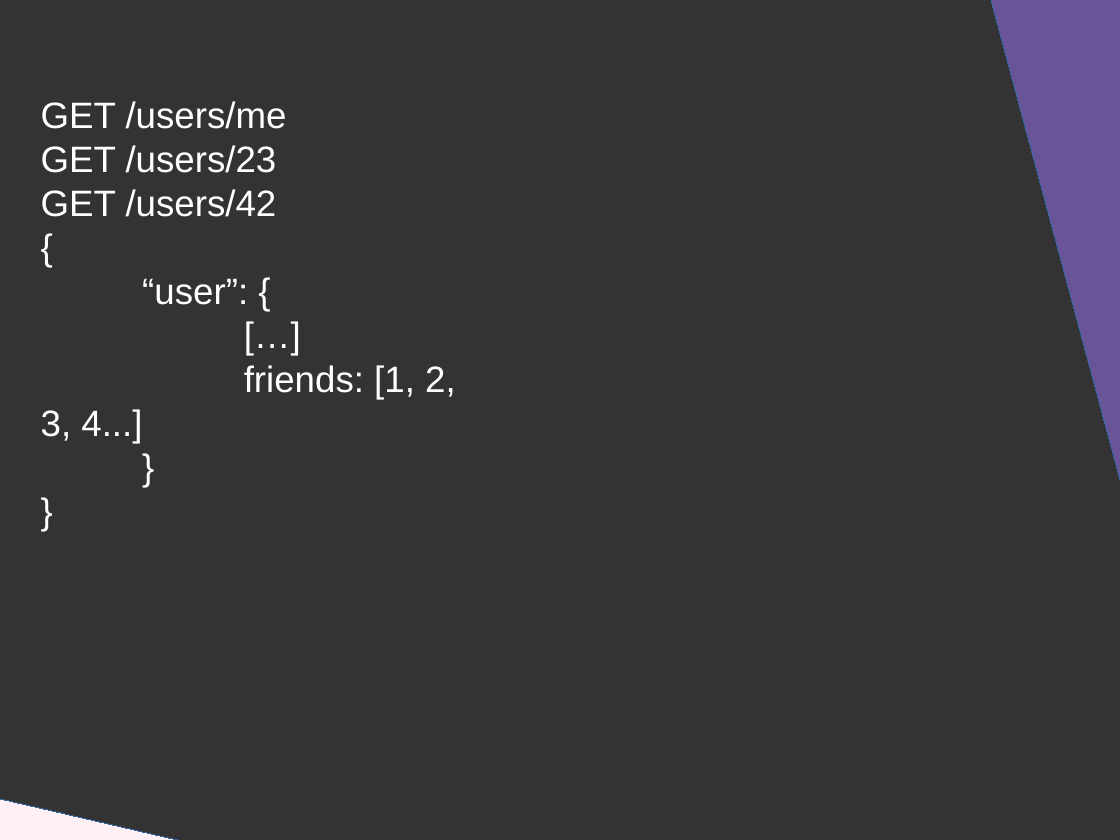
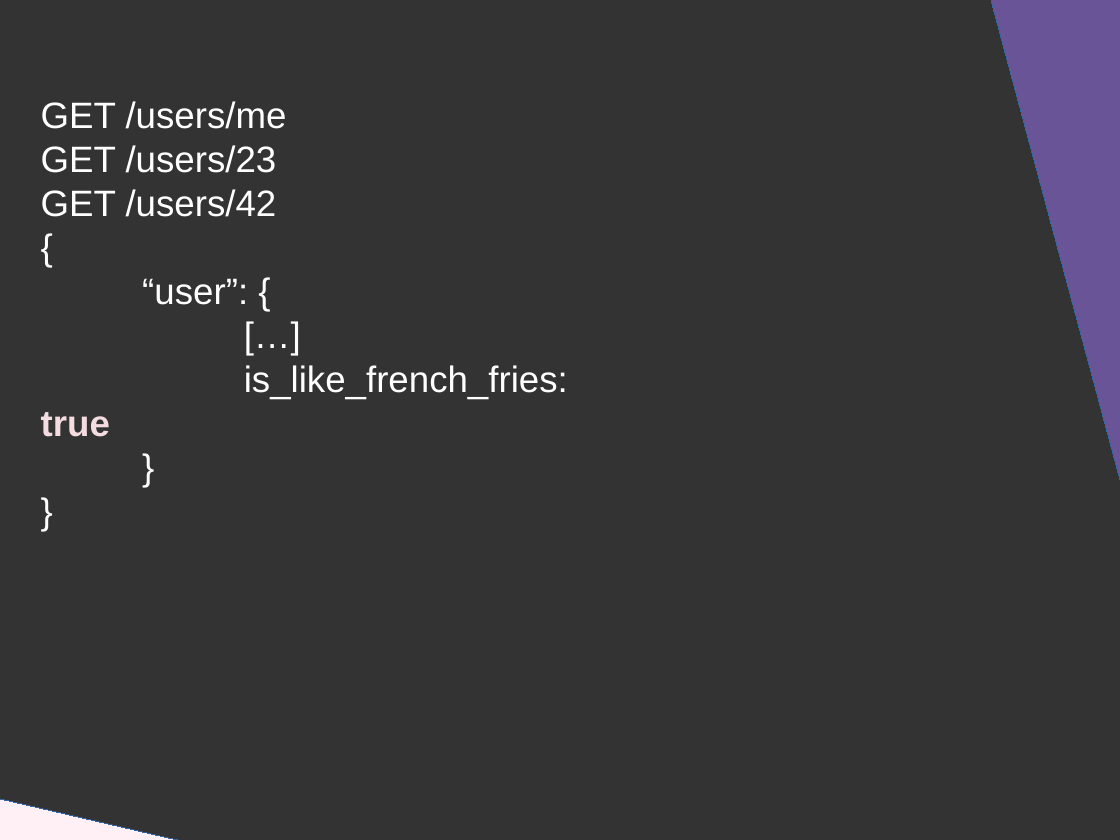
Before and after one commit to DanYellow/presentations, a slide deck: slide 17 of graphql/presentation.odp. Drawn at 1120x840 pixels with LibreOffice and Linux fonts; fonts in the diff are those of the drawing. Boxes give left, top, right and bottom in pixels: in the first picture for what was removed or moved away, otherwise in the second. Text is boxed around its words. In the diff, an @@ line names an element or a change of style, - is before the commit and + after.

```diff
--- a/graphql/presentation.odp
+++ b/graphql/presentation.odp
@@ title at <box>41,101,568,437</box>: text changed @@
-GET /users/me
-GET /users/23
-GET /users/42
-{
-“user”: {
-[…]
-friends: [1, 2, 3, 4...]
-}
-}
+GET /users/me
+GET /users/23
+GET /users/42
+{
+“user”: {
+[…]
+is_like_french_fries: true
+}
+}
```
Also in this commit, not shown: 6 other slides changed, 2 slides added, 5 other files.
